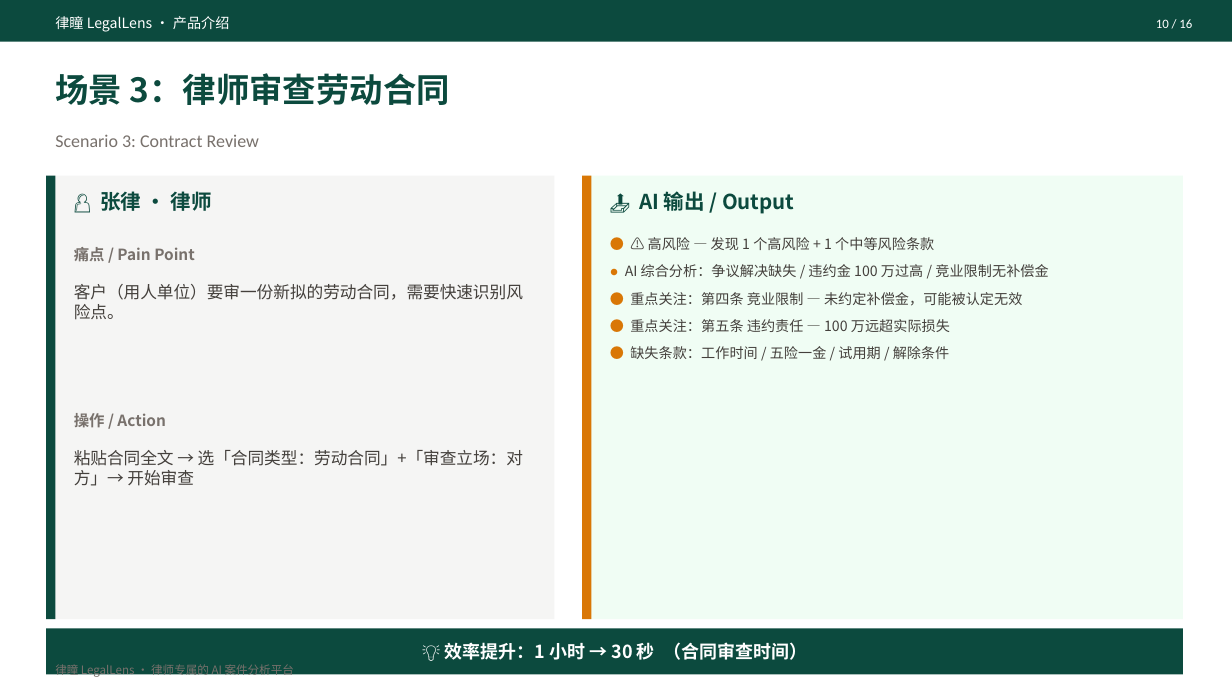
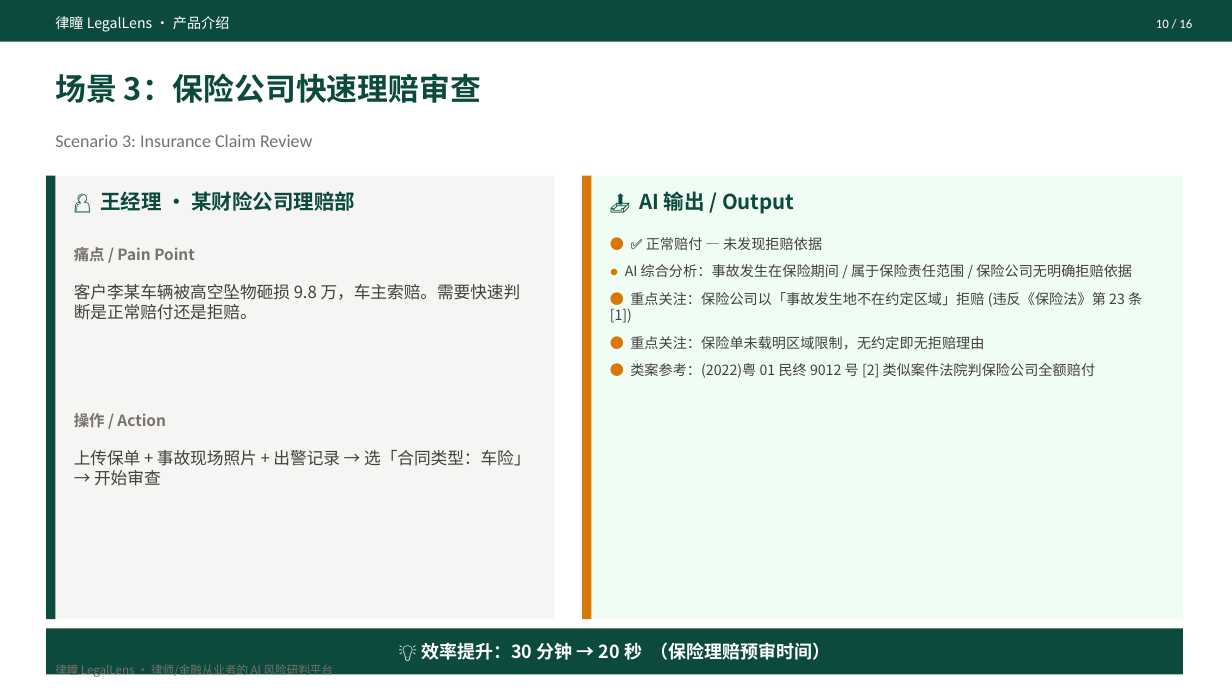
Before and after one commit to A-yiren/legal-lens, a slide deck: slide 10 of docs/律瞳-LegalLens-产品介绍.pptx. Drawn at 1232x693 pixels with LibreOffice and Linux fonts; fonts in the diff are those of the drawing. Boxes give left, top, right and bottom in pixels: in the first picture for what was removed or moved away, otherwise in the second. Text is boxed around its words. In the diff, an @@ line names an element or a change of style, - is before the commit and + after.

Commit message:
docs: 16 页 PPT 金融版 (GOAI AI+金融 赛道) + 简介改 485 汉字 + 改前端示例案情

```diff
--- a/docs/律瞳-LegalLens-产品介绍.pptx
+++ b/docs/律瞳-LegalLens-产品介绍.pptx
@@ text at [55, 73, 481, 103]: text changed; size 26 to 24 pt @@
-场景 3：律师审查劳动合同
+场景 3：保险公司快速理赔审查
@@ text at [55, 134, 312, 147]: text changed @@
-Scenario 3: Contract Review
+Scenario 3: Insurance Claim Review
@@ text at [100, 191, 355, 211]: text changed @@
-👤 张律 · 律师
+👤 王经理 · 某财险公司理赔部
@@ text at [610, 237, 1142, 378]: text changed @@
-● ⚠️ 高风险 — 发现 1 个高风险 + 1 个中等风险条款
-● AI 综合分析：争议解决缺失 / 违约金 100 万过高 / 竞业限制无补偿金
-● 重点关注：第四条 竞业限制 — 未约定补偿金，可能被认定无效
-● 重点关注：第五条 违约责任 — 100 万远超实际损失
-● 缺失条款：工作时间 / 五险一金 / 试用期 / 解除条件
+● ✅ 正常赔付 — 未发现拒赔依据
+● AI 综合分析：事故发生在保险期间 / 属于保险责任范围 / 保险公司无明确拒赔依据
+● 重点关注：保险公司以「事故发生地不在约定区域」拒赔 (违反《保险法》第 23 条 [1])
+● 重点关注：保险单未载明区域限制，无约定即无拒赔理由
+● 类案参考：(2022)粤 01 民终 9012 号 [2] 类似案件法院判保险公司全额赔付
@@ text at [74, 284, 521, 320]: text changed @@
-客户（用人单位）要审一份新拟的劳动合同，需要快速识别风险点。
+客户李某车辆被高空坠物砸损 9.8 万，车主索赔。需要快速判断是正常赔付还是拒赔。
@@ text at [74, 450, 530, 486]: text changed @@
-粘贴合同全文 → 选「合同类型：劳动合同」+「审查立场：对方」→ 开始审查
+上传保单 + 事故现场照片 + 出警记录 → 选「合同类型：车险」→ 开始审查
@@ text at [421, 642, 830, 660]: text changed @@
-💡 效率提升：1 小时 → 30 秒 （合同审查时间）
+💡 效率提升：30 分钟 → 20 秒 （保险理赔预审时间）
@@ text at [55, 662, 333, 678]: text changed @@
-律瞳 LegalLens · 律师专属的 AI 案件分析平台
+律瞳 LegalLens · 律师/金融从业者的 AI 风险研判平台
```
Also in this commit, not shown: 15 other slides changed, 19 other files.
